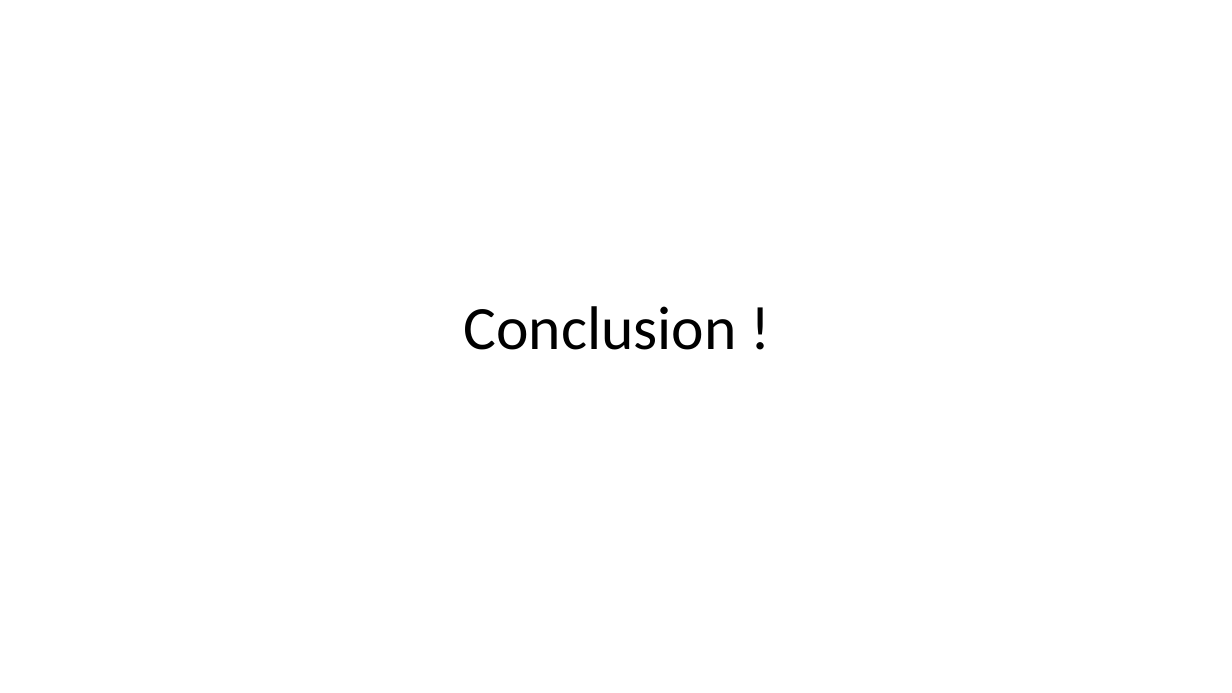
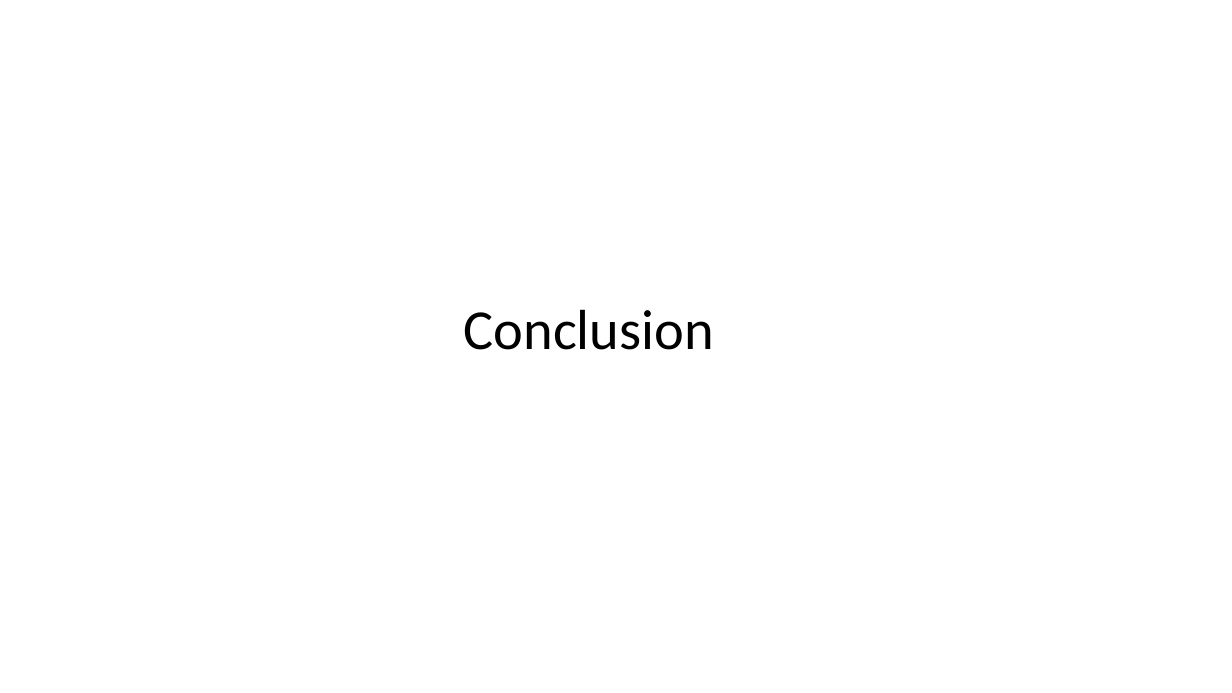
Before and after one commit to rahulparekh/ser422-critical-inquiry, a slide deck: slide 16 of SSFCfinal.pptx. Drawn at 1232x693 pixels with LibreOffice and Linux fonts; fonts in the diff are those of the drawing. Boxes give left, top, right and bottom in pixels: in the first picture for what was removed or moved away, otherwise in the second. Text is boxed around its words. In the diff, an @@ line names an element or a change of style, - is before the commit and + after.

```diff
--- a/SSFCfinal.pptx
+++ b/SSFCfinal.pptx
@@ text at [464, 309, 714, 350]: text changed; size 48 to 44 pt @@
-Conclusion !
+Conclusion
```
Also in this commit, not shown: 9 other slides changed.
